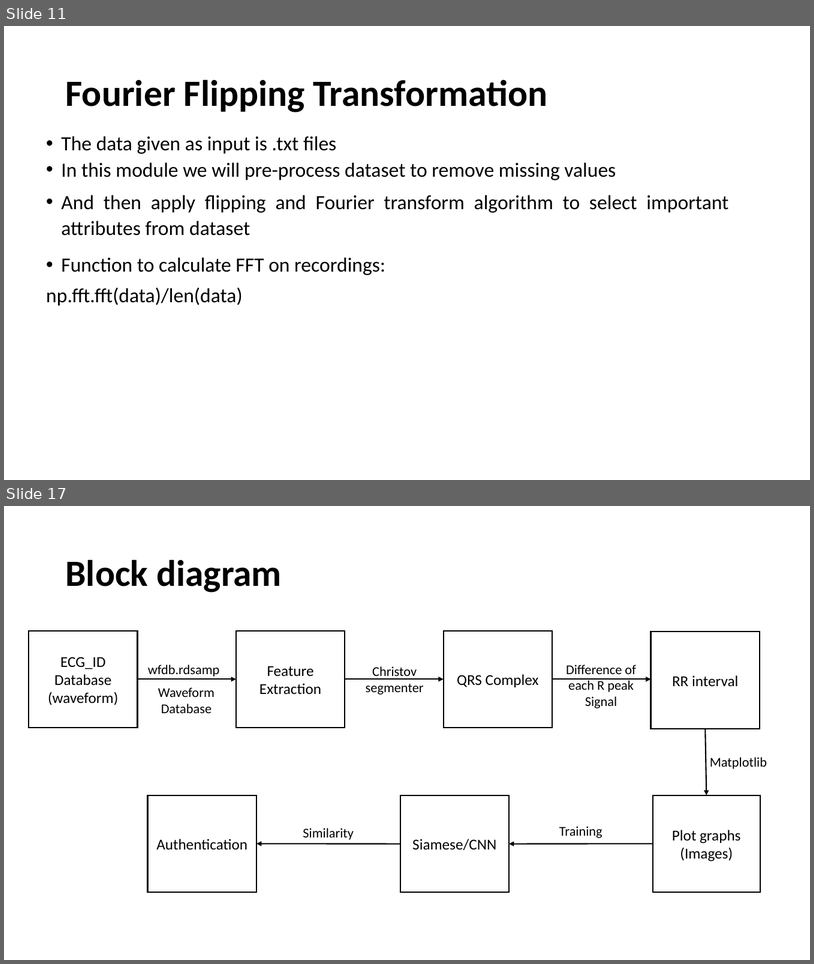
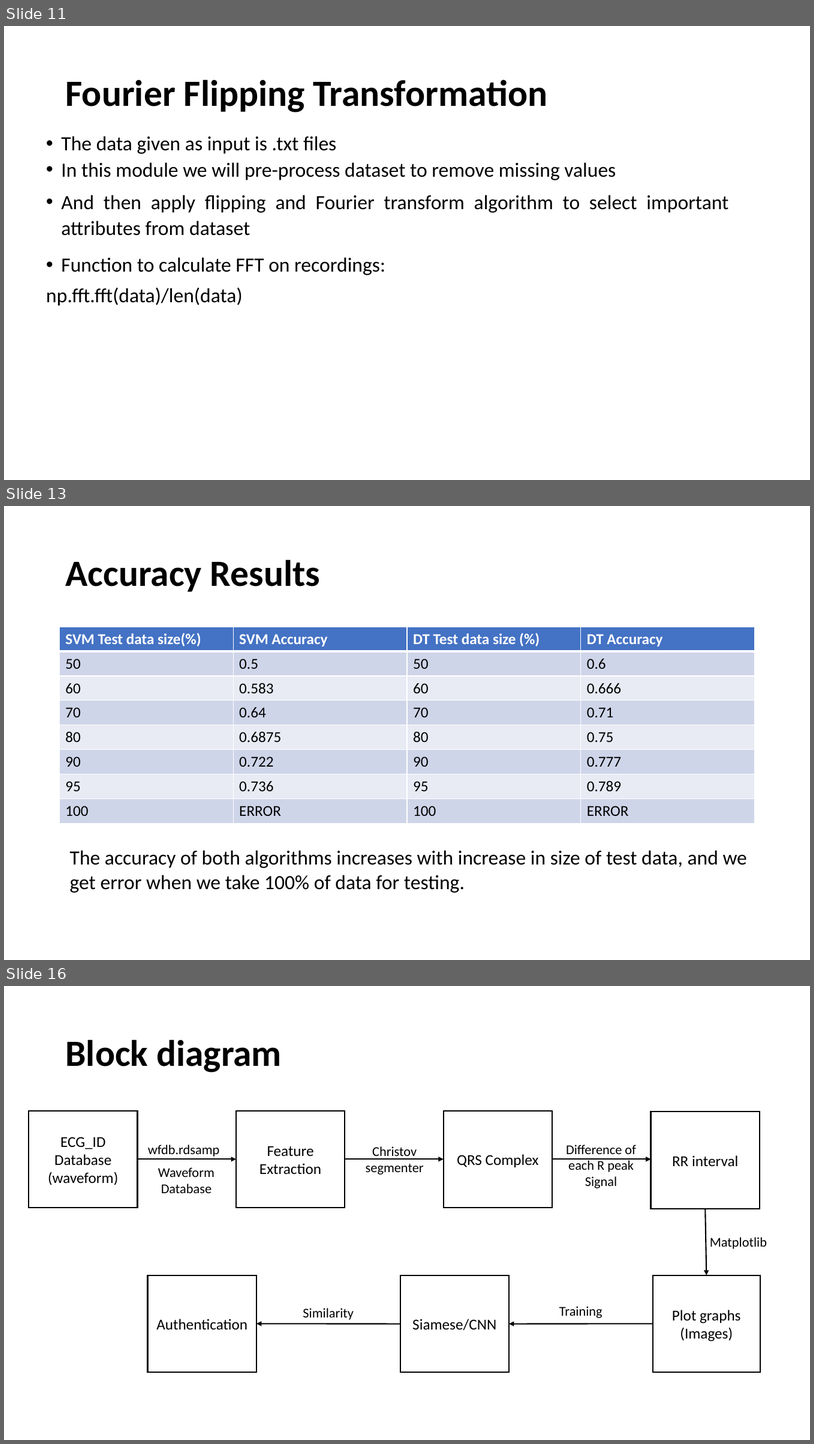
Before and after one commit to uma0441/TwoFactorAuthentication, a slide deck: Mid Term (1).pptx. Shown one above the other, each under a label of ours: slides 11 and 17 before the commit, slides 11, 13 and 16 after it; the slides between them are not shown. The pictures are 814x964 and 814x1444 pixels, drawn with LibreOffice and Linux fonts; fonts in the diff are those of the drawing. Boxes give left, top, right and bottom in pixels: in the first picture for what was removed or moved away, otherwise in the second. Text is boxed around its words. In the diff, an @@ line names an element or a change of style, - is before the commit and + after.

```diff
--- a/Mid Term (1).pptx
+++ b/Mid Term (1).pptx
@@ slide 13 added at (x1=4, y1=506, x2=810, y2=960), background #FFFFFF @@
@@ title added at (x1=65, y1=559, x2=320, y2=592), 44 pt, text #000000, bold @@
+Accuracy Results
@@ table added at (x1=60, y1=627, x2=754, y2=823), 8 rows, 4 columns @@
+SVM Test data size(%) | SVM Accuracy | DT Test data size (%) | DT Accuracy
+50 | 0.5 | 50 | 0.6
+60 | 0.583 | 60 | 0.666
+70 | 0.64 | 70 | 0.71
+80 | 0.6875 | 80 | 0.75
+90 | 0.722 | 90 | 0.777
+95 | 0.736 | 95 | 0.789
+100 | ERROR | 100 | ERROR
@@ text added at (x1=70, y1=850, x2=747, y2=892), 24 pt, text #000000 @@
+The accuracy of both algorithms increases with increase in size of test data, and we get error when we take 100% of data for testing.
@@ what was slide 17 is now slide 16 @@
```
Also in this commit, not shown: 5 slides changed, 1 other slide added, 3 slides removed, 1 other file.
